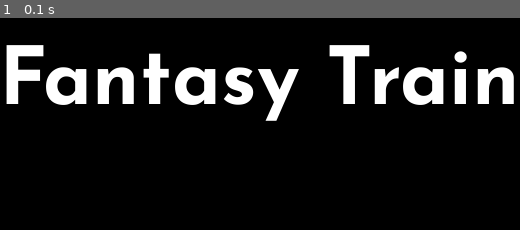
Above: before the commit, frame 1.
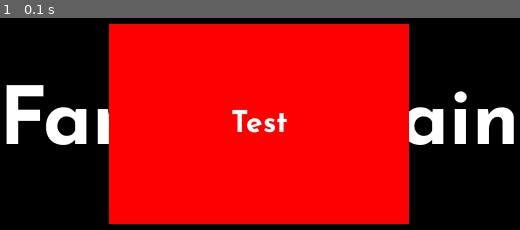
Above: after the commit, the same moment.

Repository: K93MSY/pygame
Game: pygame game, started from app.py
The game is run twice, just before and just after one commit, with the same random seed, the same clock (stepped at 60 frames per second) and the same inputs.
Inputs:
- Up to frame 1 (0.1 s): no input

The runs differ from the first frame. In frame 1, 64% of the frame differs, in the area x 1-99%, y 2-98%.

Commit message:
Add button

Diff:
--- a/app.py
+++ b/app.py
@@ -2,9 +2,34 @@
 from pygame.locals import *
 import sys
 
+def deletetab(event):
+    if event.type == QUIT:  # window fin
+        pygame.quit()       # Python fin
+        sys.exit()
+    if event.type == KEYDOWN:
+        if event.key == K_ESCAPE:
+            pygame.quit()
+            sys.exit()
+
+def button( btn_x , btn_y , btn_color_r , btn_color_g , btn_color_b , btn_width , btn_height , btn_text , font_size , screen):
+
+    btn = pygame.draw.rect(screen,(btn_color_r,btn_color_g,btn_color_b),Rect(btn_x-btn_width/2,btn_y-btn_height/2,btn_width,btn_height))
+    btn_font = pygame.font.Font("./src/assets/JosefinSans-Bold.ttf", font_size)
+    drawtxt = btn_font.render(btn_text, True,(255, 255, 255))
+    drawtxt.set_alpha(256)
+    btntext_rect = drawtxt.get_rect(center=(btn_x, btn_y))
+    screen.blit(drawtxt, btntext_rect)
+
+    for event in pygame.event.get():
+        deletetab(event)
+        if event.type == pygame.MOUSEBUTTONDOWN:
+            if btn.collidepoint(event.pos):
+                print("red button was pressed")
+                return True
 
 def main():
     # Var
+    screentype = 0
 
     pygame.init()                                   # Reset Pygame
     screen = pygame.display.set_mode((800, 800))    # make window 800*800
@@ -20,19 +45,15 @@
         logo = font.render("Fantasy Train", True,
                            (255, 255, 255))   # 描画する文字列の設定
         logo.set_alpha(256)
-        screen.blit(logo, [140, 120])  # position logo
+        text_rect = logo.get_rect(center=(800//2, 400//2))
+        screen.blit(logo, text_rect)  # position logo
+
+        if button( 400 , 200  , 255 , 0 , 0 , 300 , 200 , "Test" , 30 , screen) :
+            screentype = 1
+            print("Get true!")
 
         # don't touch↓
         pygame.display.update()     # update display
-        for event in pygame.event.get():
-            if event.type == QUIT:  # window fin
-                pygame.quit()       # Python fin
-                sys.exit()
-            if event.type == KEYDOWN:
-
-                if event.key == K_ESCAPE:
-                    pygame.quit()
-                    sys.exit()
 
 
 if __name__ == "__main__":
Not shown, added: README.md
